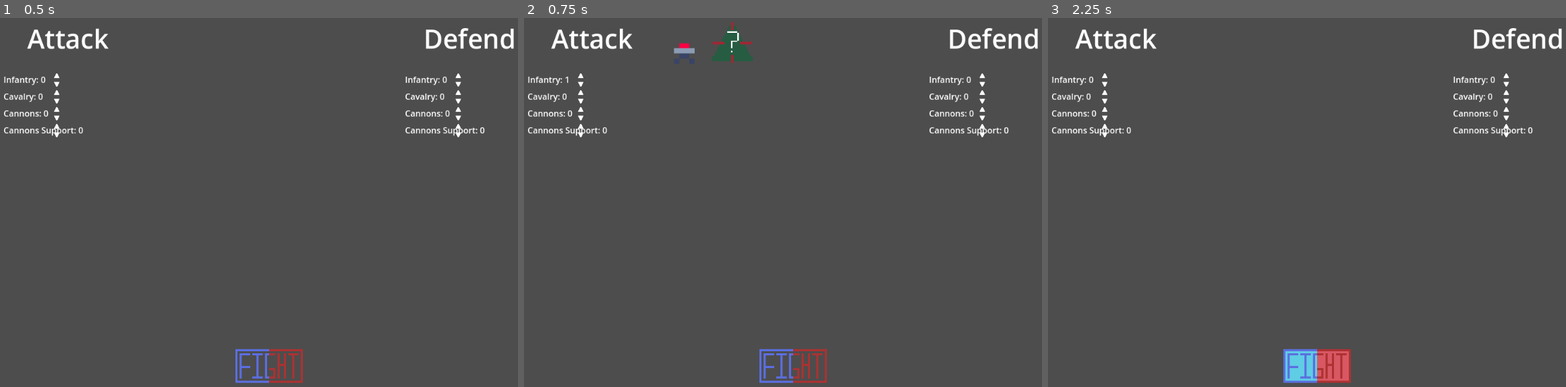
Above: before the commit, frames 1-3 (left to right).
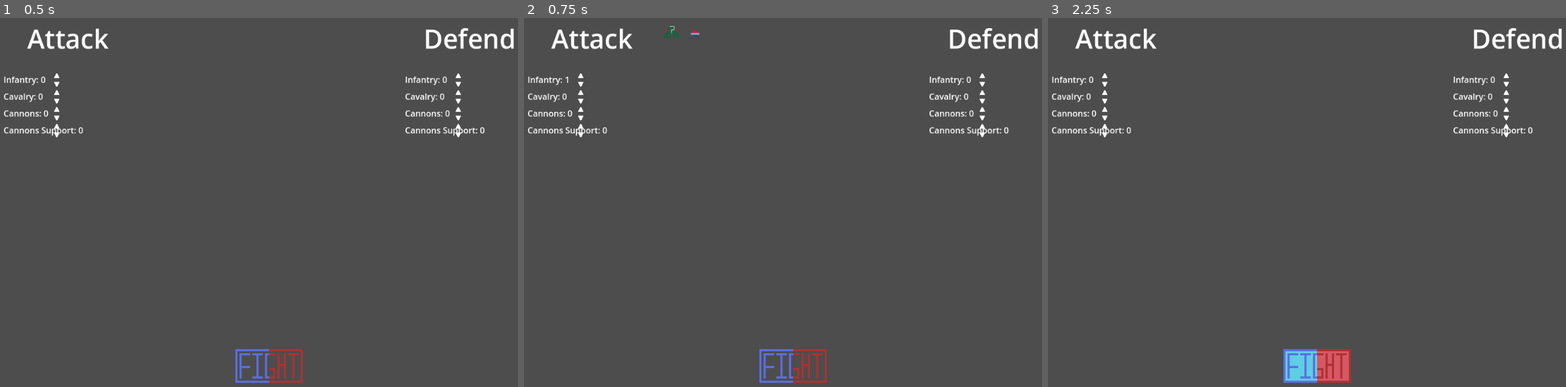
Above: after the commit, the same moments.

Repository: Nathan3-14/risk
Game: Godot game, scene res://scenes/main.tscn
Two runs of this game, one before a commit and one after it. Both use one fixed random seed, a clock stepped at 60 frames per second and the inputs below.
Inputs (mouse positions are in pixels of both pictures, inside the frame that each line leads up to):
- Up to frame 1 (0.5 s): no input
- Up to frame 2 (0.75 s): click (580, 77) at 0.52 s
- Up to frame 3 (2.25 s): click (1104, 84) at 1.27 s; click (1317, 364) at 2 s

Frame 1 is identical in both runs. In frame 2, 0.7% of the frame differs, in the area x 26-45%, y 1-13%; in frame 3, nothing differs.

Commit message:
Improved dice

Diff:
--- a/risk-simulator/scenes/dice.tscn
+++ b/risk-simulator/scenes/dice.tscn
@@ -16,8 +16,11 @@
 [node name="DiceTexture" type="TextureRect" parent="."]
 layout_mode = 2
 texture = ExtResource("2_tdeku")
-expand_mode = 4
+expand_mode = 3
 
 [node name="NumberTexture" type="TextureRect" parent="."]
 layout_mode = 2
 texture = ExtResource("3_5rrhl")
+stretch_mode = 4
+
+[node name="AnimationPlayer" type="AnimationPlayer" parent="."]
--- a/risk-simulator/scenes/main.tscn
+++ b/risk-simulator/scenes/main.tscn
@@ -7,13 +7,6 @@
 [ext_resource type="Texture2D" uid="uid://be1mm0prdai80" path="res://assets/fight-button-hover.png" id="4_qncki"]
 
 [node name="Main" type="Node2D"]
-
-[node name="AttackNumbers" type="VBoxContainer" parent="."]
-visible = false
-offset_left = 32.0
-offset_top = 32.0
-offset_right = 224.0
-offset_bottom = 256.0
 
 [node name="Camera2D" type="Camera2D" parent="."]
 position = Vector2(512, 352)
@@ -78,43 +71,9 @@
 layout_mode = 2
 size_flags_horizontal = 3
 
-[node name="TroopDiceSeperator" type="HBoxContainer" parent="UI/MarginContainer/VBoxContainer/Main/AttackDisplay"]
-layout_mode = 2
-
-[node name="TroopList" type="VBoxContainer" parent="UI/MarginContainer/VBoxContainer/Main/AttackDisplay/TroopDiceSeperator"]
-layout_mode = 2
-size_flags_horizontal = 3
-alignment = 1
-
-[node name="DiceList" type="VBoxContainer" parent="UI/MarginContainer/VBoxContainer/Main/AttackDisplay/TroopDiceSeperator"]
-layout_mode = 2
-size_flags_horizontal = 3
-alignment = 1
-
-[node name="Compressor" type="Control" parent="UI/MarginContainer/VBoxContainer/Main/AttackDisplay/TroopDiceSeperator"]
-custom_minimum_size = Vector2(64, 0)
-layout_mode = 2
-
 [node name="DefendDisplay" type="VBoxContainer" parent="UI/MarginContainer/VBoxContainer/Main"]
 layout_mode = 2
 size_flags_horizontal = 3
-
-[node name="TroopDiceSeperator" type="HBoxContainer" parent="UI/MarginContainer/VBoxContainer/Main/DefendDisplay"]
-layout_mode = 2
-
-[node name="Compressor" type="Control" parent="UI/MarginContainer/VBoxContainer/Main/DefendDisplay/TroopDiceSeperator"]
-custom_minimum_size = Vector2(64, 0)
-layout_mode = 2
-
-[node name="DiceList" type="VBoxContainer" parent="UI/MarginContainer/VBoxContainer/Main/DefendDisplay/TroopDiceSeperator"]
-layout_mode = 2
-size_flags_horizontal = 3
-alignment = 1
-
-[node name="TroopList" type="VBoxContainer" parent="UI/MarginContainer/VBoxContainer/Main/DefendDisplay/TroopDiceSeperator"]
-layout_mode = 2
-size_flags_horizontal = 3
-alignment = 1
 
 [node name="DefendSetup" type="VBoxContainer" parent="UI/MarginContainer/VBoxContainer/Main"]
 layout_mode = 2
--- a/risk-simulator/scenes/troop.tscn
+++ b/risk-simulator/scenes/troop.tscn
@@ -13,4 +13,4 @@
 [node name="TroopTexture" type="TextureRect" parent="."]
 layout_mode = 2
 texture = ExtResource("1_dleg8")
-expand_mode = 4
+expand_mode = 3
--- /dev/null
+++ b/risk-simulator/scenes/troop_dice_item.tscn
@@ -0,0 +1,15 @@
+[gd_scene load_steps=3 format=3 uid="uid://g0wcip1i1e0a"]
+
+[ext_resource type="PackedScene" uid="uid://ev46ith4b1xl" path="res://scenes/dice.tscn" id="1_gfcqu"]
+[ext_resource type="PackedScene" uid="uid://di7njsrnfmkub" path="res://scenes/troop.tscn" id="2_y3n13"]
+
+[node name="TroopDiceItem" type="HBoxContainer"]
+offset_right = 132.0
+offset_bottom = 64.0
+
+[node name="Dice" parent="." instance=ExtResource("1_gfcqu")]
+layout_mode = 2
+dice_type = "D4-s"
+
+[node name="Troop" parent="." instance=ExtResource("2_y3n13")]
+layout_mode = 2
--- a/risk-simulator/scripts/setup-controller.gd
+++ b/risk-simulator/scripts/setup-controller.gd
@@ -27,61 +27,35 @@
 
 
 func _on_attack_troop_value_increased(troop_type: String) -> void:
-	var temp_troop = load("res://scenes/troop.tscn").instantiate()
-	temp_troop.get_node("TroopTexture").texture = troops[troop_type]
-	temp_troop.name = troop_type + "_&_" + str(counter)
-
-	var temp_dice = load("res://scenes/dice.tscn").instantiate()
-	temp_dice.dice_type = troop_dice_referance[troop_type]
-	temp_dice.name = troop_type + "_&_" + str(counter)
+	var temp_troopdice = load("res://scenes/troop_dice_item.tscn").instantiate()
+	temp_troopdice.get_node("Troop/TroopTexture").texture = troops[troop_type]
+	temp_troopdice.get_node("Dice").dice_type = troop_dice_referance[troop_type]
+	temp_troopdice.name = troop_type + "_&_" + str(counter)
 
 	counter += 1
-	$AttackDisplay/TroopDiceSeperator/TroopList.add_child(temp_troop)
-	$AttackDisplay/TroopDiceSeperator/DiceList.add_child(temp_dice)
 
-	if len($AttackDisplay/TroopDiceSeperator/TroopList.get_children()) > $AttackDisplay/TroopDiceSeperator/Compressor.custom_minimum_size.x / 16 + 2:
-		$AttackDisplay/TroopDiceSeperator/Compressor.custom_minimum_size.x += 16
+	$AttackDisplay.add_child(temp_troopdice)
 
 func _on_attack_troop_value_decreased(troop_type: String) -> void:
-	for troop in $AttackDisplay/TroopDiceSeperator/TroopList.get_children():
-		if troop_type == troop.name.split("_&_")[0]:
-			troop.queue_free()
+	for troopdice in $AttackDisplay.get_children():
+		if troop_type == troopdice.name.split("_&_")[0]:
+			troopdice.queue_free()
 			break
-	for dice in $AttackDisplay/TroopDiceSeperator/DiceList.get_children():
-		if troop_type == dice.name.split("_&_")[0]:
-			dice.queue_free()
-			break
-	$AttackDisplay/TroopDiceSeperator/Compressor.custom_minimum_size.x -= 16
-	if $AttackDisplay/TroopDiceSeperator/Compressor.custom_minimum_size.x < 64:
-		$AttackDisplay/TroopDiceSeperator/Compressor.custom_minimum_size.x = 64
 
 
 func _on_defend_troop_value_increased(troop_type: String) -> void:
-	var temp_troop = load("res://scenes/troop.tscn").instantiate()
-	temp_troop.get_node("TroopTexture").texture = troops[troop_type]
-	temp_troop.name = troop_type + "_&_" + str(counter)
-
-	var temp_dice = load("res://scenes/dice.tscn").instantiate()
-	temp_dice.dice_type = troop_dice_referance[troop_type]
-	temp_dice.name = troop_type + "_&_" + str(counter)
+	var temp_troopdice = load("res://scenes/troop_dice_item.tscn").instantiate()
+	temp_troopdice.get_node("Troop/TroopTexture").texture = troops[troop_type]
+	temp_troopdice.get_node("Dice").dice_type = troop_dice_referance[troop_type]
+	temp_troopdice.name = troop_type + "_&_" + str(counter)
 
 	counter += 1
-	$DefendDisplay/TroopDiceSeperator/TroopList.add_child(temp_troop)
-	$DefendDisplay/TroopDiceSeperator/DiceList.add_child(temp_dice)
 
-	if len($DefendDisplay/TroopDiceSeperator/TroopList.get_children()) > $DefendDisplay/TroopDiceSeperator/Compressor.custom_minimum_size.x / 16 + 2:
-		$DefendDisplay/TroopDiceSeperator/Compressor.custom_minimum_size.x += 16
+	$DefendDisplay.add_child(temp_troopdice)
 
 
 func _on_defend_troop_value_decreased(troop_type: String) -> void:
-	for troop in $DefendDisplay/TroopDiceSeperator/TroopList.get_children():
-		if troop_type == troop.name.split("_&_")[0]:
-			troop.queue_free()
+	for troopdice in $DefendDisplay.get_children():
+		if troop_type == troopdice.name.split("_&_")[0]:
+			troopdice.queue_free()
 			break
-	for dice in $DefendDisplay/TroopDiceSeperator/DiceList.get_children():
-		if troop_type == dice.name.split("_&_")[0]:
-			dice.queue_free()
-			break
-	$DefendDisplay/TroopDiceSeperator/Compressor.custom_minimum_size.x -= 16
-	if $DefendDisplay/TroopDiceSeperator/Compressor.custom_minimum_size.x < 64:
-		$DefendDisplay/TroopDiceSeperator/Compressor.custom_minimum_size.x = 64
